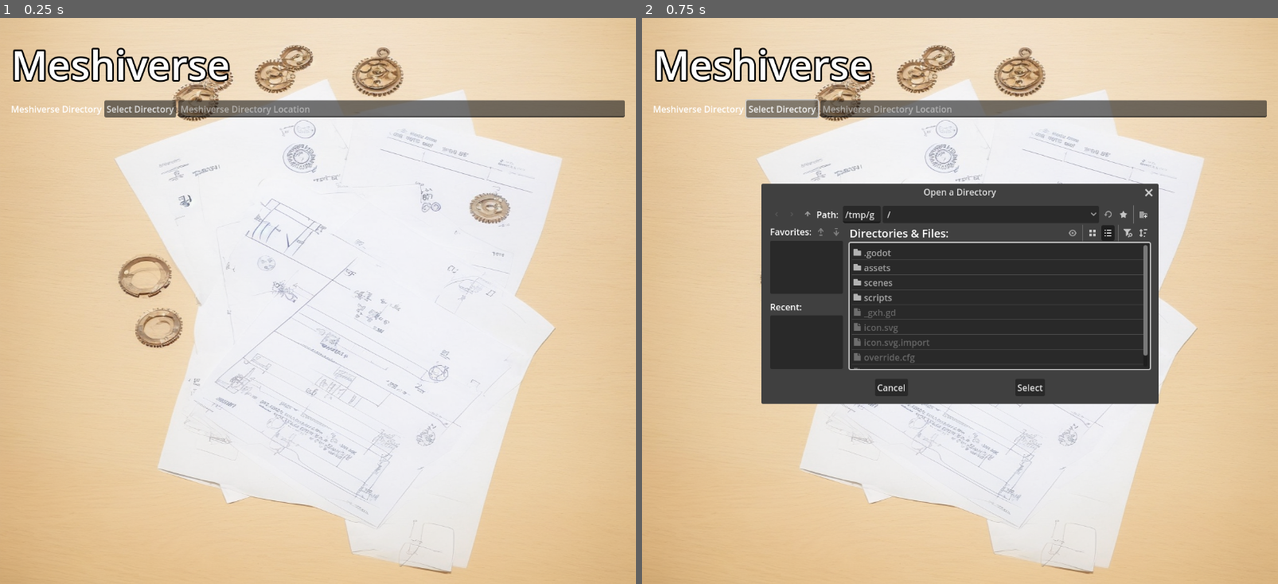
Above: before the commit, frames 1-2 (left to right).
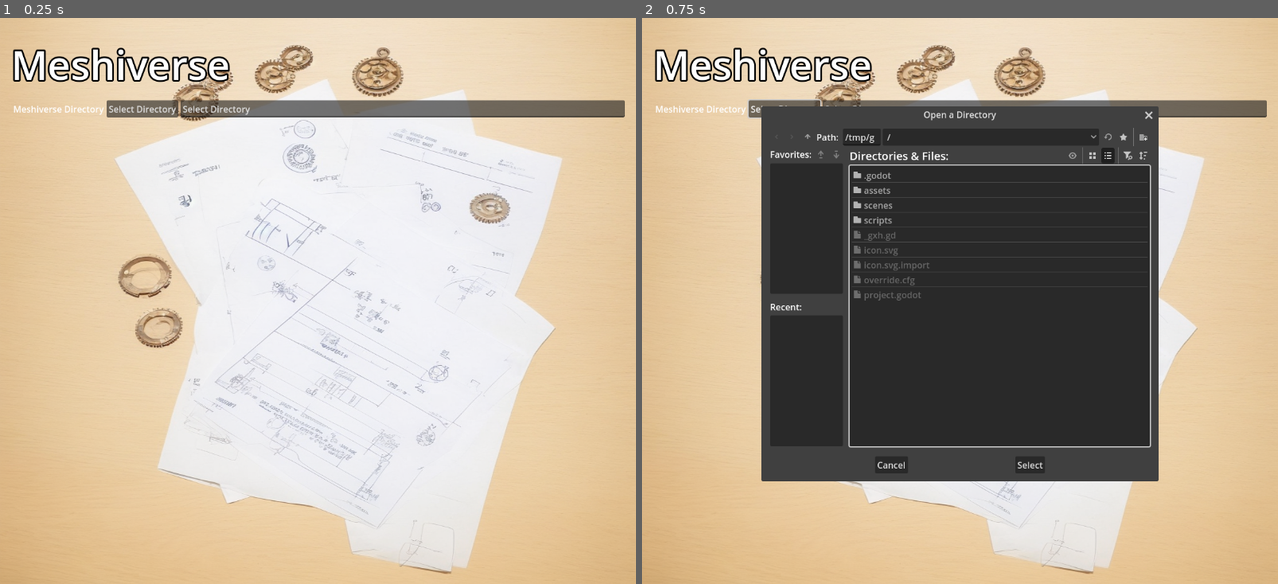
Above: after the commit, the same moments.

Repository: Discordanian/meshiverse
Game: Godot game, scene res://scenes/settings.tscn
The game is run twice, just before and just after one commit, with the same random seed, the same clock (stepped at 60 frames per second) and the same inputs.
Inputs:
- Up to frame 1 (0.25 s): no input
- Up to frame 2 (0.75 s): click "Select Directory" at 0.5 s

The runs differ from the first frame. In frame 1, 0.3% of the frame differs, in the area x 1-49%, y 14-18%; in frame 2, 19%, in the area x 1-82%, y 14-82%.

Commit message:
Settings2

Diff:
--- a/godot/scenes/settings.tscn
+++ b/godot/scenes/settings.tscn
@@ -41,6 +41,7 @@
 oversampling_override = 1.0
 title = "Open a Directory"
 initial_position = 2
+size = Vector2i(640, 640)
 ok_button_text = "Select"
 dialog_hide_on_ok = true
 file_mode = 2
@@ -70,6 +71,9 @@
 [node name="HBoxContainer" type="HBoxContainer" parent="MarginContainer/VBoxContainer"]
 layout_mode = 2
 
+[node name="Seperator2" type="Control" parent="MarginContainer/VBoxContainer/HBoxContainer"]
+layout_mode = 2
+
 [node name="MeshiverseDirectory" type="Label" parent="MarginContainer/VBoxContainer/HBoxContainer"]
 layout_mode = 2
 text = "Meshiverse Directory"
@@ -83,4 +87,5 @@
 size_flags_horizontal = 3
 placeholder_text = "Meshiverse Directory Location"
 
+[connection signal="dir_selected" from="MarginContainer/DirectorySelector" to="." method="_on_directory_selector_dir_selected"]
 [connection signal="button_down" from="MarginContainer/VBoxContainer/HBoxContainer/SelectDirectory" to="." method="_on_select_directory_button_down"]
--- a/godot/scripts/settings.gd
+++ b/godot/scripts/settings.gd
@@ -1,10 +1,15 @@
 extends Control
 
+var verse_dir: String = "Select Directory"
 
 # Read Global Config
 func _ready() -> void:
-	pass # Replace with function body.
+	$MarginContainer/VBoxContainer/HBoxContainer/LineEdit.text = verse_dir
 
 
 func _on_select_directory_button_down() -> void:
 	$MarginContainer/DirectorySelector.popup()
+
+
+func _on_directory_selector_dir_selected(dir: String) -> void:
+	$MarginContainer/VBoxContainer/HBoxContainer/LineEdit.text = dir
